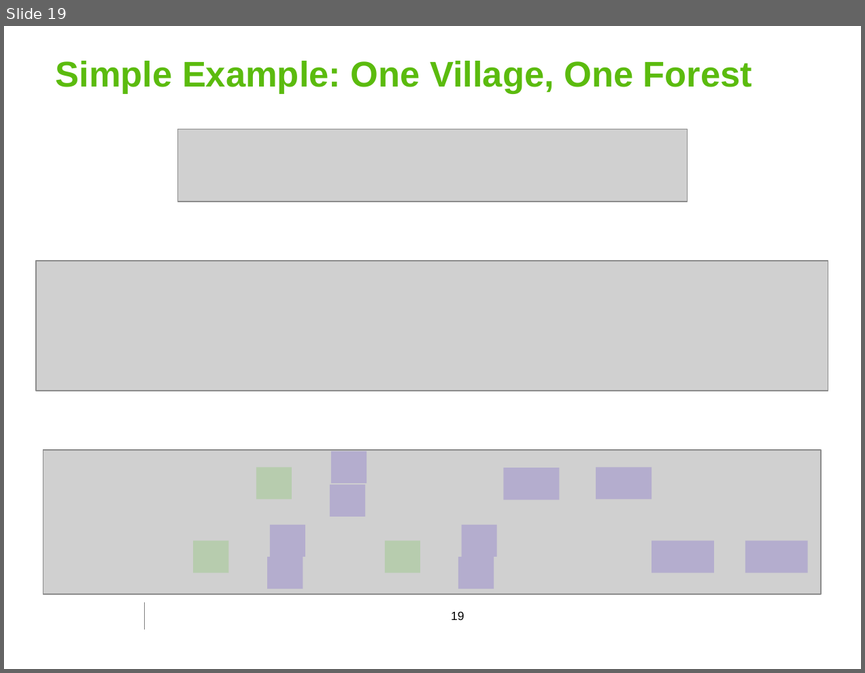
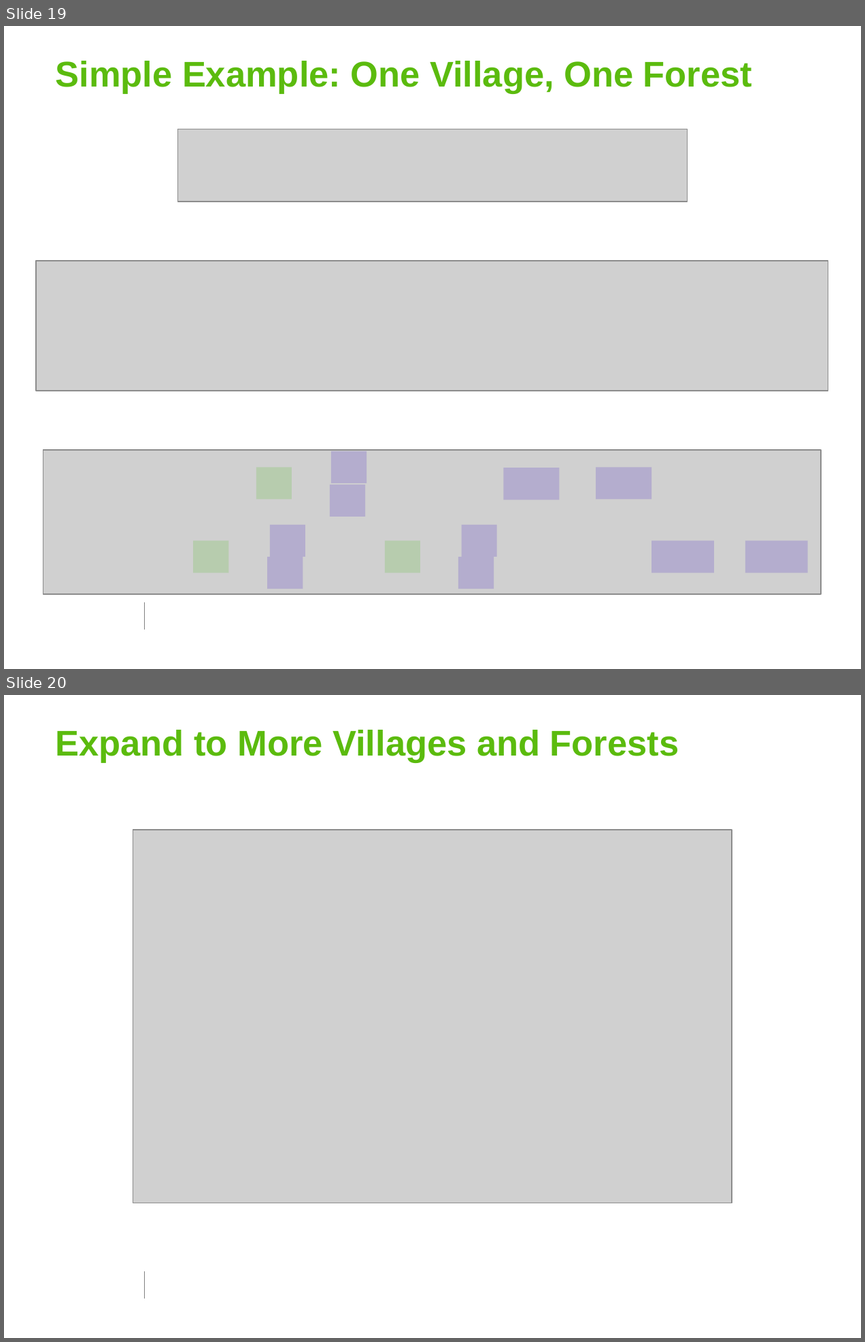
Before and after one commit to georgoff/georgoff.github.io, a slide deck: forest_malaria/MMC_presentation.pptx. Shown one above the other, each under a label of ours: slide 19 before the commit, slides 19 and 20 after it. The pictures are 865x673 and 865x1342 pixels, drawn with LibreOffice and Linux fonts; fonts in the diff are those of the drawing; grey boxes stand for pictures; background and template pictures are left out. Boxes give left, top, right and bottom in pixels: in the first picture for what was removed or moved away, otherwise in the second. Text is boxed around its words. In the diff, an @@ line names an element or a change of style, - is before the commit and + after.

```diff
--- a/forest_malaria/MMC_presentation.pptx
+++ b/forest_malaria/MMC_presentation.pptx
@@ slide 20 added at (4, 695, 861, 1338), background #FFFFFF; not listed: 1 template element that a slide beside it also shows @@
@@ title added at (56, 730, 679, 763), 30 pt, text #5BBB0E, bold @@
+Expand to More Villages and Forests
@@ picture added at (133, 830, 732, 1202) @@
@@ slide 19 changed as well @@
@@ page number removed at (451, 611, 464, 620) @@
-19
```
Also in this commit, not shown: 17 other slides changed, 3 other slides added, 2 other files.
